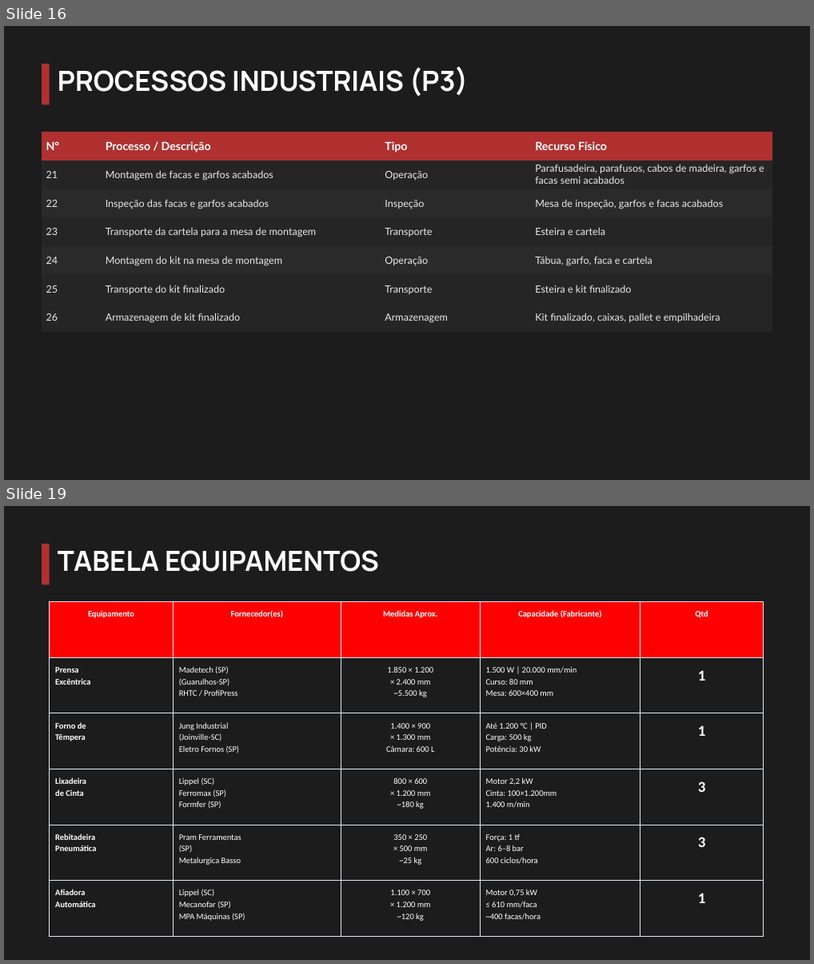
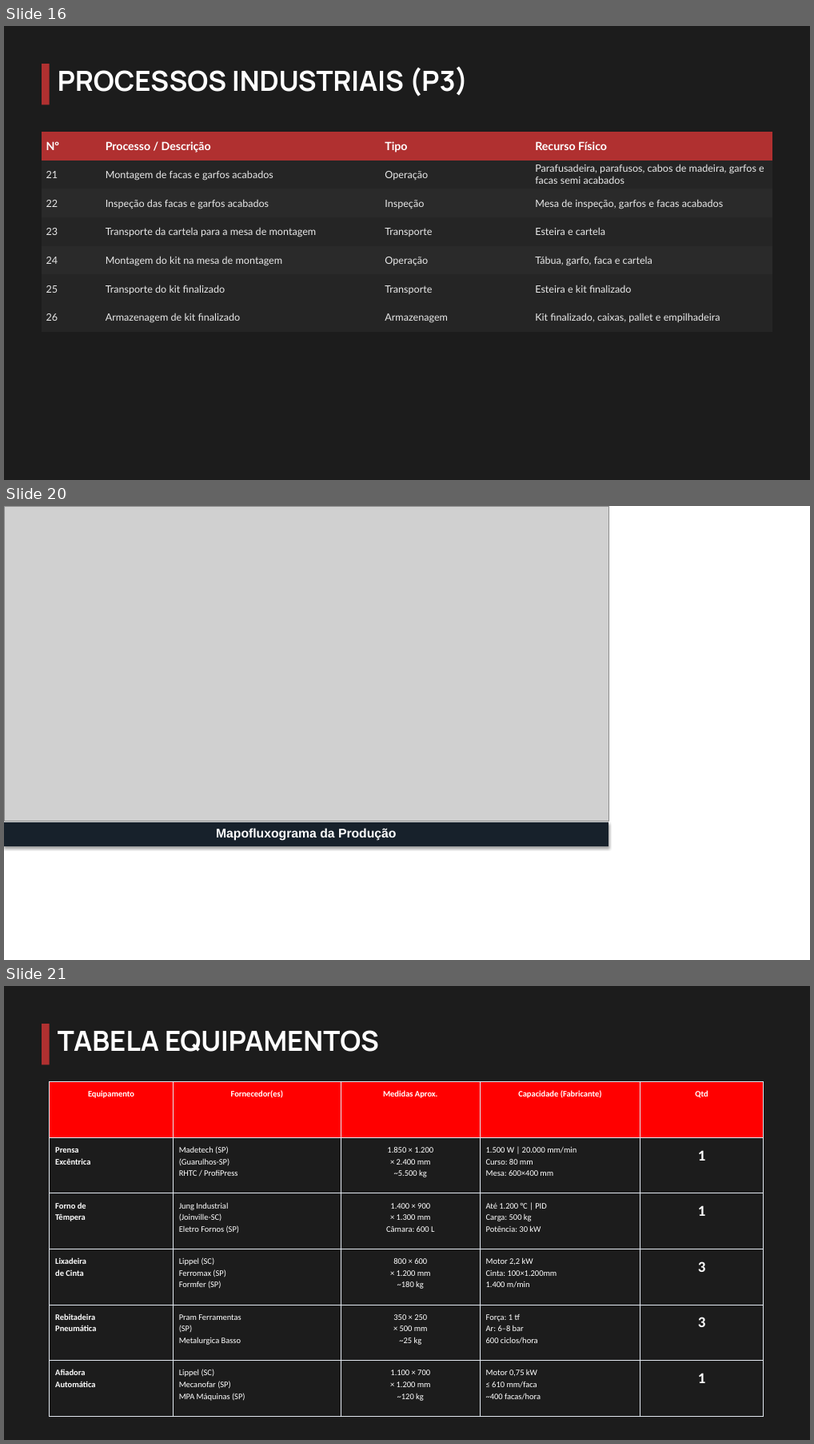
Before and after one commit to eidryan/arranjo, a slide deck: 01_apresentacao/apresentacao_final.pptx. Shown one above the other, each under a label of ours: slides 16 and 19 before the commit, slides 16, 20 and 21 after it; the slides between them are not shown. The pictures are 814x964 and 814x1444 pixels, drawn with LibreOffice and Linux fonts; fonts in the diff are those of the drawing; grey boxes stand for pictures; background and template pictures are left out. Boxes give left, top, right and bottom in pixels: in the first picture for what was removed or moved away, otherwise in the second. Text is boxed around its words. In the diff, an @@ line names an element or a change of style, - is before the commit and + after.

```diff
--- a/01_apresentacao/apresentacao_final.pptx
+++ b/01_apresentacao/apresentacao_final.pptx
@@ slide 20 added at [4, 506, 810, 960], background #FFFFFF @@
@@ picture added at [4, 506, 609, 821] @@
@@ rectangle added at [4, 822, 609, 846], fill #17212B @@
@@ text added at [216, 828, 397, 840], 15 pt, text #FFFFFF, bold @@
+Mapofluxograma da Produção
@@ what was slide 19 is now slide 21 @@
```
Also in this commit, not shown: 2 slides changed, 1 other slide added, 1 other file.
